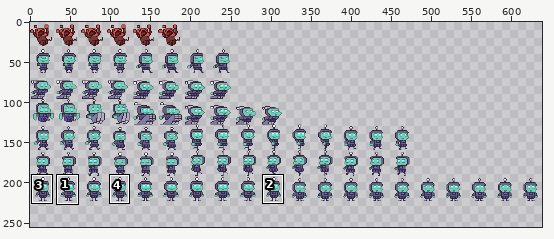
Sprite sheet -- Resources/Entities/mc spritesheet.png. Above, an overview of the earlier version with the close-up marked.
Close-up. Earlier state:
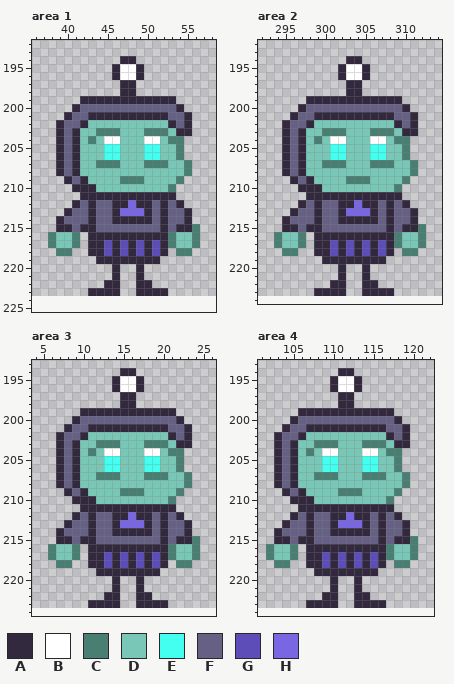
The file is 640x224 pixels. Colours within 5 levels of each other are drawn and written as one. Shown: area 1: x 36..58, y 192..225; area 2: x 292..314, y 192..224; area 3: x 4..26, y 193..224; area 4: x 101..122, y 193..224. The old version is drawn lined up with the new one, on the new canvas. The wide view leaves out empty margins. The commit also changed other parts of the picture, which this record leaves out.
Palette (. is transparent): A #33293e  B #ffffff  C #497e73  D #78c7b7  E #43fff0  F #666184  G #5c4db9  H #7866e3
Pixels before, area 1, first column x 38:
194 .........AA........
195 ........ABBA.......
196 ........ABBA.......
197 .........AA........
198 .........AA........
199 ....AAAAAAAAAAAA...
200 ...AFFFFFFFFFFFFA..
201 ..AFFAAAAAAAAAAFFA.
202 .AFFADDDDDDDDDDAFA.
203 .AFADDCCCDDDCCCDAA.
204 .AFADCDBBDDDBBDCC..
205 .AFADDDEEDDDEEDDC..
206 .AFADDDEEDDDEEDDC..
207 .AFADDCCCDDDCCCDDC.
208 .AFADDDDDDDDDDDDDC.
209 ..AFADDDDCCCDDDDC..
210 ...AAADDDDDDDDDC...
211 ....AAAAAAAAAAAA...
212 ...AFAFFAAHAAFAFA..
213 ..AFFAFFAHHHAFAFFA.
214 .AFFFAFFAAAAAFAFFA.
215 .AAFAAFFFFFFFFAFAAC
216 CDDC.AAAAAAAAAACDDC
217 CDDC.AAGAGAGAGACDDC
218 .CC..AAGAGAGAGA.CC.
219 ......AAAAAAAA.....
220 ........A..A.......
221 ........A..A.......
222 .......AA..AA......
223 .....AAAA..AAAA....
Pixels before, area 2, first column x 294:
194 .........AA........
195 ........ABBA.......
196 ........ABBA.......
197 .........AA........
198 .........AA........
199 ....AAAAAAAAAAAA...
200 ...AFFFFFFFFFFFFA..
201 ..AFFAAAAAAAAAAFFA.
202 .AFFADDDDDDDDDDAFA.
203 .AFADDCCCDDDCCCDAA.
204 .AFADCDBBDDDBBDCC..
205 .AFADDDEEDDDEEDDC..
206 .AFADDDEEDDDEEDDC..
207 .AFADDCCCDDDCCCDDC.
208 .AFADDDDDDDDDDDDDC.
209 ..AFADDDDCCCDDDDC..
210 ...AAADDDDDDDDDC...
211 ....AAAAAAAAAAAA...
212 ...AFAFFAAHAAFAFA..
213 ..AFFAFFAHHHAFAFFA.
214 .AFFFAFFAAAAAFAFFA.
215 .AAFAAFFFFFFFFAFAAC
216 CDDC.AAAAAAAAAACDDC
217 CDDC.AAGAGAGAGACDDC
218 .CC..AAGAGAGAGA.CC.
219 ......AAAAAAAA.....
220 ........A..A.......
221 ........A..A.......
222 .......AA..AA......
223 .....AAAA..AAAA....
Pixels before, area 3, first column x 6:
194 .........AA........
195 ........ABBA.......
196 ........ABBA.......
197 .........AA........
198 .........AA........
199 ....AAAAAAAAAAAA...
200 ...AFFFFFFFFFFFFA..
201 ..AFFAAAAAAAAAAFFA.
202 .AFFADDDDDDDDDDAFA.
203 .AFADDCCCDDDCCCDAA.
204 .AFADCDBBDDDBBDCC..
205 .AFADDDEEDDDEEDDC..
206 .AFADDDEEDDDEEDDC..
207 .AFADDCCCDDDCCCDDC.
208 .AFADDDDDDDDDDDDDC.
209 ..AFADDDDCCCDDDDC..
210 ...AAADDDDDDDDDC...
211 ....AAAAAAAAAAAA...
212 ...AFAFFAAHAAFAFA..
213 ..AFFAFFAHHHAFAFFA.
214 .AFFFAFFAAAAAFAFFA.
215 .AAFAAFFFFFFFFAFAAC
216 CDDC.AAAAAAAAAACDDC
217 CDDC.AAGAGAGAGACDDC
218 .CC..AAGAGAGAGA.CC.
219 ......AAAAAAAA.....
220 ........A..A.......
221 ........A..A.......
222 .......AA..AA......
223 .....AAAA..AAAA....
Pixels before, area 4, first column x 102:
194 .........AA........
195 ........ABBA.......
196 ........ABBA.......
197 .........AA........
198 .........AA........
199 ....AAAAAAAAAAAA...
200 ...AFFFFFFFFFFFFA..
201 ..AFFAAAAAAAAAAFFA.
202 .AFFADDDDDDDDDDAFA.
203 .AFADDCCCDDDCCCDAA.
204 .AFADCDBBDDDBBDCC..
205 .AFADDDEEDDDEEDDC..
206 .AFADDDEEDDDEEDDC..
207 .AFADDCCCDDDCCCDDC.
208 .AFADDDDDDDDDDDDDC.
209 ..AFADDDDCCCDDDDC..
210 ...AAADDDDDDDDDC...
211 ....AAAAAAAAAAAA...
212 ...AFAFFAAHAAFAFA..
213 ..AFFAFFAHHHAFAFFA.
214 .AFFFAFFAAAAAFAFFA.
215 .AAFAAFFFFFFFFAFAAC
216 CDDC.AAAAAAAAAACDDC
217 CDDC.AAGAGAGAGACDDC
218 .CC..AAGAGAGAGA.CC.
219 ......AAAAAAAA.....
220 ........A..A.......
221 ........A..A.......
222 .......AA..AA......
223 .....AAAA..AAAA....
After the commit:
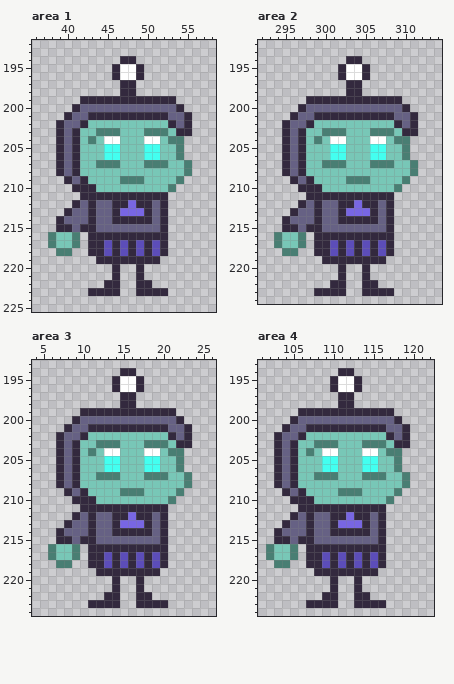
What changed:
canvas 640x224 -> 640x256
Area 1:
Colour A is removed in row 211 at x 53; in row 212 at x 54; in rows 213 to 214 at x 55; in row 215 at x 54 to 55.
Colour C is removed in row 215 at x 56; in rows 216 to 217 at x 53 and 56; in row 218 at x 54 to 55.
Colour D is removed in rows 216 to 217 at x 54 to 55.
Colour F is removed in row 212 at x 53; in rows 213 to 214 at x 53 to 54; in row 215 at x 53.
Area 2:
Colour A is removed in row 211 at x 309; in row 212 at x 310; in rows 213 to 214 at x 311; in row 215 at x 310 to 311.
Colour C is removed in row 215 at x 312; in rows 216 to 217 at x 309 and 312; in row 218 at x 310 to 311.
Colour D is removed in rows 216 to 217 at x 310 to 311.
Colour F is removed in row 212 at x 309; in rows 213 to 214 at x 309 to 310; in row 215 at x 309.
Area 3:
Colour A is removed in row 211 at x 21; in row 212 at x 22; in rows 213 to 214 at x 23; in row 215 at x 22 to 23.
Colour C is removed in row 215 at x 24; in rows 216 to 217 at x 21 and 24; in row 218 at x 22 to 23.
Colour D is removed in rows 216 to 217 at x 22 to 23.
Colour F is removed in row 212 at x 21; in rows 213 to 214 at x 21 to 22; in row 215 at x 21.
Area 4:
Colour A is removed in row 211 at x 117; in row 212 at x 118; in rows 213 to 214 at x 119; in row 215 at x 118 to 119.
Colour C is removed in row 215 at x 120; in rows 216 to 217 at x 117 and 120; in row 218 at x 118 to 119.
Colour D is removed in rows 216 to 217 at x 118 to 119.
Colour F is removed in row 212 at x 117; in rows 213 to 214 at x 117 to 118; in row 215 at x 117.
Where, in picture pixels (left, top, right, bottom), the same in both close-ups:
erased: (168, 192, 200, 256)
erased: (394, 192, 426, 256)
erased: (168, 504, 200, 568)
erased: (386, 504, 418, 568)
